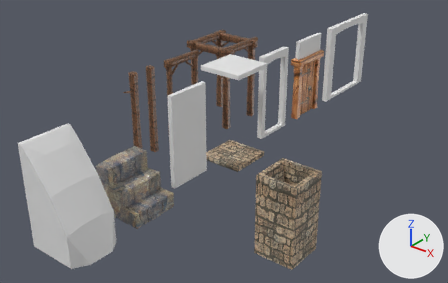
Two versions of the COLLADA model Resources/Collada/Scenery/ModularDungeon/Assets.dae, one commit apart.
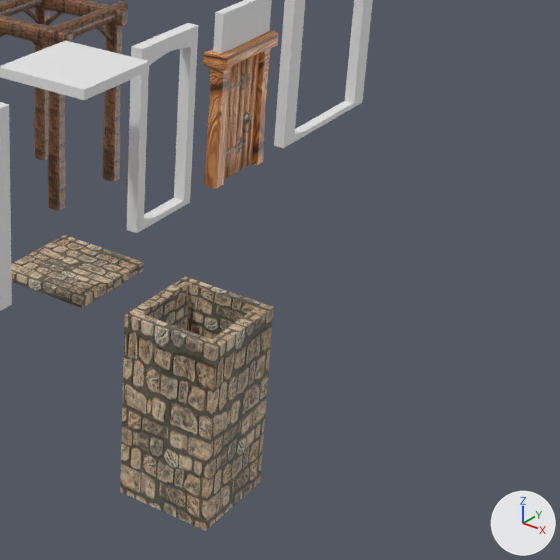
There are two pictures of each version: one whole from a 50 mm lens placed at (15.32, -19.84, 12.72), pointed at (-0.27, -0.35, 0.63), one close up on the part from 45% to 100% of the width and 13% to 100% of the height. Arrows for +X, +Y and +Z are at lower right; the lights stay in place. Where no turn or scale is listed for an object, it has been applied to the vertices.

The scene before the commit, as lines of its bpy script (objects in view):
```python
me_dn_door_1_wall = bpy.data.meshes.new('Dn_Door_1_Wall')
me_dn_door_1_wall.from_pydata(...)  # a box spanning x -0.1..0.1, y -1.0..1.0, z 3.06..4.0
me_dn_door_1_wall.materials.append(mat_material_wall)  # its picture is missing
me_dn_door_2 = bpy.data.meshes.new('Dn_Door_2')
me_dn_door_2.from_pydata(...)  # 112 vertices, 224 faces; spans x -0.13..0.13, y -1.0..1.0, z 0.0..4.0
me_dn_door_2.materials.append(mat_material_wall)  # its picture is missing
me_dn_trap_1 = bpy.data.meshes.new('Dn_Trap_1')
me_dn_trap_1.from_pydata(...)  # 36 vertices, 68 faces; spans x -1.0..1.0, y -1.0..1.0, z -4.0..0.0
me_dn_trap_1.materials.append(mat_material_trap)  # picture img_floor_d_jpg
ob_dn_door_1_wall = bpy.data.objects.new('Dn_Door_1_Wall', me_dn_door_1_wall)
ob_dn_door_1_wall.location = (0.0, 6.0, 0.0)
ob_dn_door_2 = bpy.data.objects.new('Dn_Door_2', me_dn_door_2)
ob_dn_door_2.location = (0.0, 3.0, 0.0)
ob_dn_trap_1 = bpy.data.objects.new('Dn_Trap_1', me_dn_trap_1)
ob_dn_trap_1.location = (3.0, 0.0, 0.0)
# also in view: 'Dn_Door_1' at (0.0, 6.0, 1.4); 'Dn_Wall_1' at (0.0, -3.0, 2.0); 'Dn_Floor_1' at (0.0, 0.0, -0.1); 'Dn_Door_3' at (0.0, 10.0, 2.0); 'Dn_Ceiling_1' at (0.0, 0.0, 4.1)
```
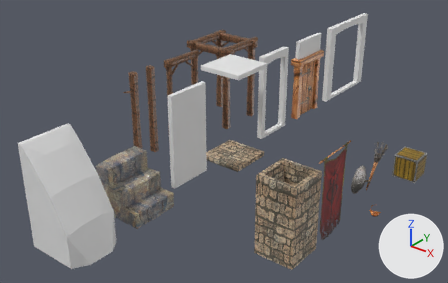
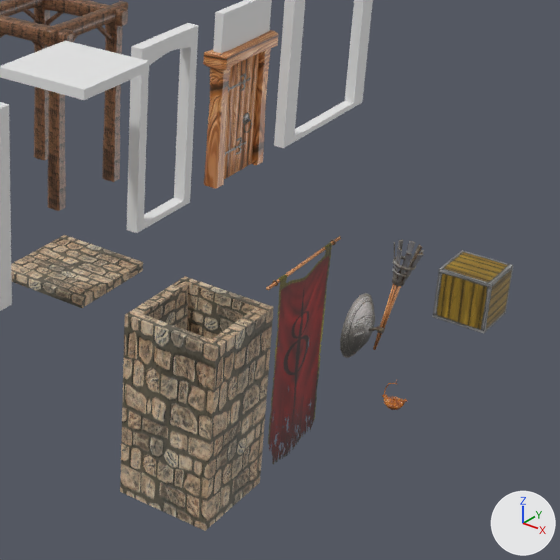
Pixel boxes [x1, y1, x2, y2] of what changed, in the close-ups (560 x 560 px):
'Dn_Rag_1', added (brown)
    after: [268, 243, 332, 464]
'Dn_Crate_1', added (brown)
    after: [433, 250, 513, 334]
'Dn_Torch_1', added
    after: [340, 239, 424, 358]
'Dn_Rag_1_Bar', added
    after: [266, 236, 341, 290]
'Dn_Lamp_1', added
    after: [382, 380, 408, 410]

The change, as a diff of the scene's bpy script:
```diff
--- a/Resources/Collada/Scenery/ModularDungeon/Assets.dae.py
+++ b/Resources/Collada/Scenery/ModularDungeon/Assets.dae.py
@@ img_rag_d_png @@
+img_rag_d_png = load_image('rag_d.png', 'rag_d.png', 512, 512, 'sRGB')
@@ img_bronze_d_jpg @@
+img_bronze_d_jpg = load_image('bronze_d.jpg', 'bronze_d.jpg', 512, 512, 'sRGB')
@@ img_crate_d_jpg @@
+img_crate_d_jpg = load_image('crate_d.jpg', 'crate_d.jpg', 500, 500, 'sRGB')
@@ mat_material_torch @@
+mat_material_torch = principled_material('Material_Torch')
+mat_material_torch.texture = img_atlas1_jpg
+mat_material_torch.roughness = 0.44
@@ mat_material_rag @@
+mat_material_rag = principled_material('Material_Rag')
+mat_material_rag.texture = img_rag_d_png  # with its transparency
+mat_material_rag.roughness = 0.64
@@ mat_material_lamp @@
+mat_material_lamp = principled_material('Material_Lamp')
+mat_material_lamp.texture = img_bronze_d_jpg
+mat_material_lamp.roughness = 0.25
@@ mat_material_crate @@
+mat_material_crate = principled_material('Material_Crate')
+mat_material_crate.texture = img_crate_d_jpg
+mat_material_crate.roughness = 0.64
@@ me_dn_torch_1 @@
+me_dn_torch_1.from_pydata(...)  # 297 vertices, 560 faces; spans x 0.09..1.03, y -0.53..0.53, z 1.47..3.6
+me_dn_torch_1.materials.append(mat_material_torch)  # picture img_atlas1_jpg
@@ me_dn_rag_1_bar @@
+me_dn_rag_1_bar.from_pydata(...)  # a 12-sided cylinder along y spanning x 0.12..0.17, y -1.0..1.0, z 3.88..3.92; a torus around y (ring radius 0.04, tube radius 0.01) spanning x 0.1..0.19, y 0.79..0.81, z 3.86..3.94; a torus around y (ring radius 0.04, tube radius 0.01) spanning x 0.1..0.19, y -0.81..-0.79, z 3.86..3.94
+me_dn_rag_1_bar.materials.append(mat_material_torch)  # picture img_atlas1_jpg
@@ me_dn_rag_1 @@
+me_dn_rag_1.from_pydata(...)  # 117 vertices, 164 faces; spans x 0.12..0.18, y -0.72..0.72, z 0.73..3.93
+me_dn_rag_1.materials.append(mat_material_rag)  # picture img_rag_d_png
@@ me_dn_lamp_1 @@
+me_dn_lamp_1.from_pydata(...)  # 228 vertices, 448 faces; spans x -0.213..0.254, y -0.177..0.178, z -0.498..0.024
+me_dn_lamp_1.materials.append(mat_material_lamp)  # picture img_bronze_d_jpg
@@ me_dn_crate_1 @@
+me_dn_crate_1.from_pydata(...)  # a box spanning x -0.5..0.5, y -0.5..0.5, z 0.0..1.0
+me_dn_crate_1.materials.append(mat_material_crate)  # picture img_crate_d_jpg
@@ ob_dn_torch_1 @@
+ob_dn_torch_1 = bpy.data.objects.new('Dn_Torch_1', me_dn_torch_1)
+ob_dn_torch_1.location = (7.0, -2.0, 0.0)
@@ ob_dn_rag_1_bar @@
+ob_dn_rag_1_bar = bpy.data.objects.new('Dn_Rag_1_Bar', me_dn_rag_1_bar)
+ob_dn_rag_1_bar.location = (7.0, -4.0, 0.0)
@@ ob_dn_rag_1 @@
+ob_dn_rag_1 = bpy.data.objects.new('Dn_Rag_1', me_dn_rag_1)
+ob_dn_rag_1.location = (7.0, -4.0, 0.0)
@@ ob_dn_lamp_1 @@
+ob_dn_lamp_1 = bpy.data.objects.new('Dn_Lamp_1', me_dn_lamp_1)
+ob_dn_lamp_1.location = (7.0, 0.0, 0.0)
@@ ob_dn_crate_1 @@
+ob_dn_crate_1 = bpy.data.objects.new('Dn_Crate_1', me_dn_crate_1)
+ob_dn_crate_1.location = (7.0, 3.0, 0.0)
```
